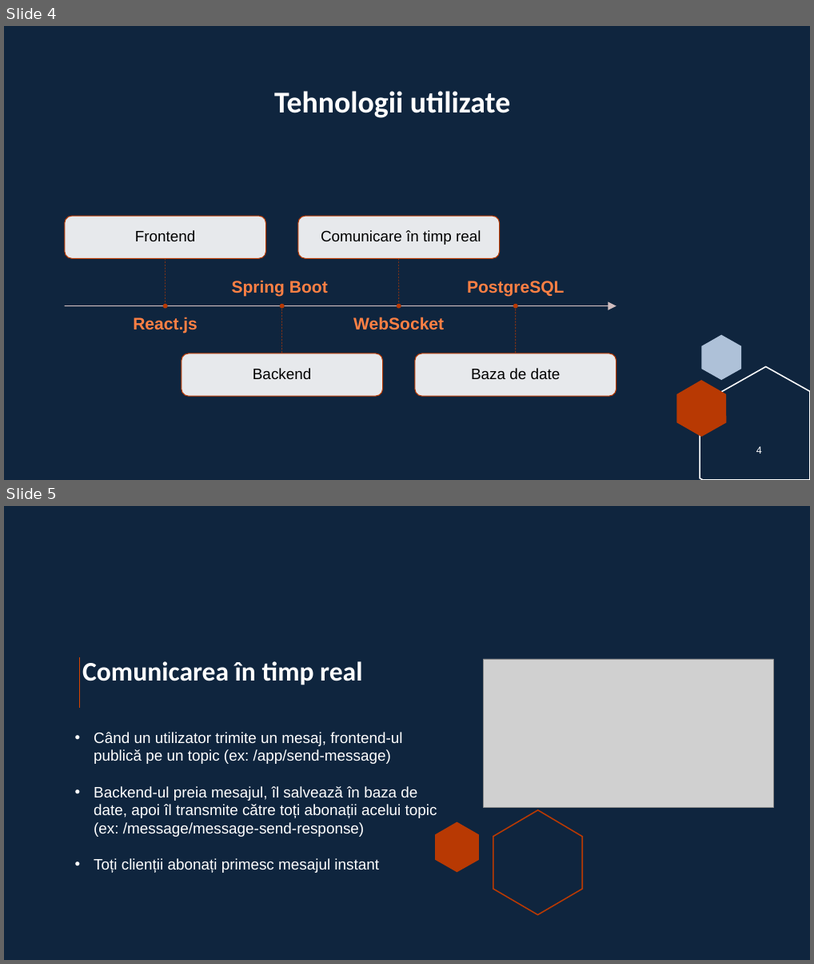
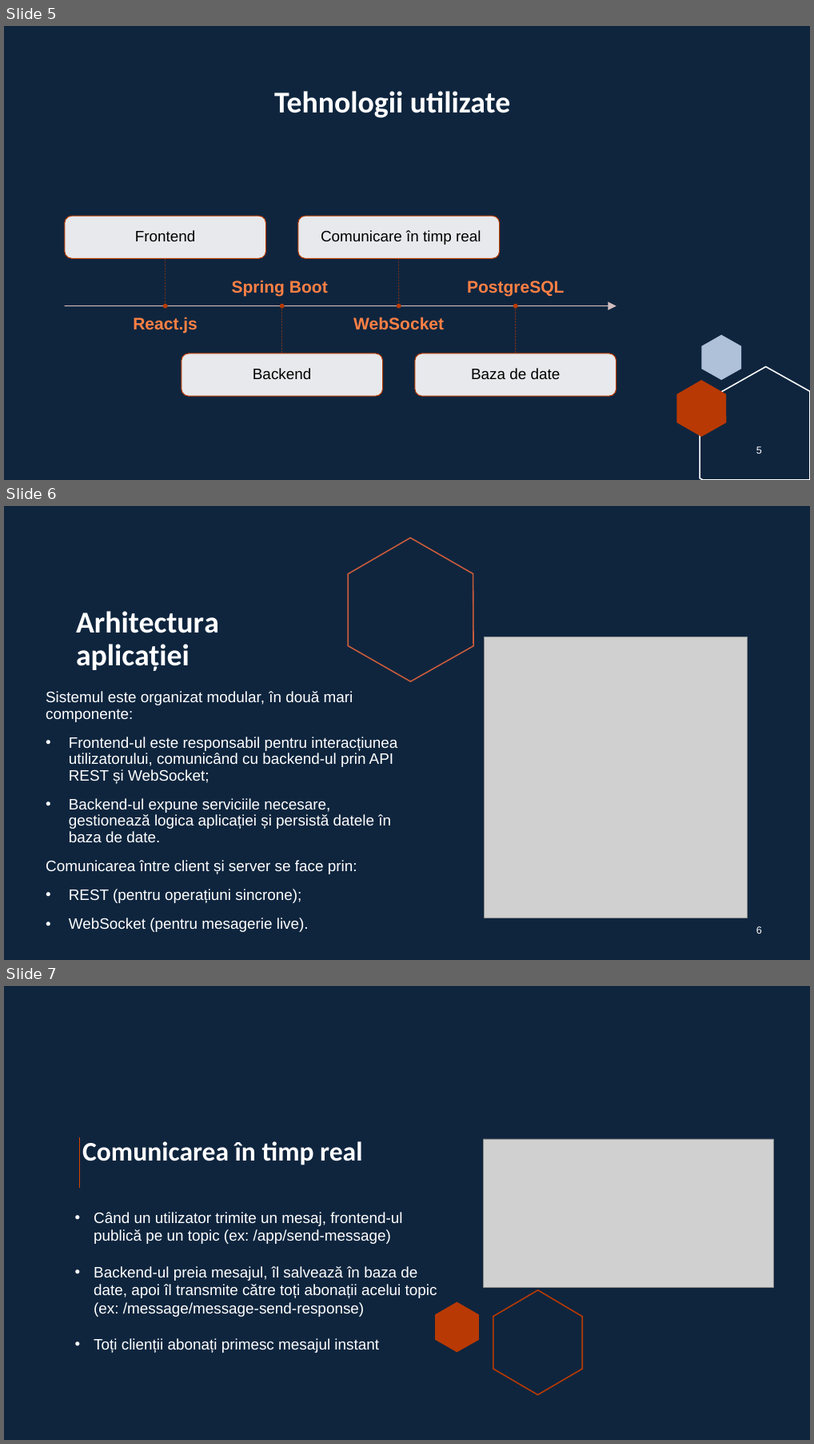
Before and after one commit to janina280/CampusConnect, a slide deck: Documentation/CampusConnect.pptx. Shown one above the other, each under a label of ours: slides 4 and 5 before the commit, slides 5, 6 and 7 after it. The pictures are 814x964 and 814x1444 pixels, drawn with LibreOffice and Linux fonts; fonts in the diff are those of the drawing; grey boxes stand for pictures; background and template pictures are left out. Boxes give left, top, right and bottom in pixels: in the first picture for what was removed or moved away, otherwise in the second. Text is boxed around its words. In the diff, an @@ line names an element or a change of style, - is before the commit and + after.

```diff
--- a/Documentation/CampusConnect.pptx
+++ b/Documentation/CampusConnect.pptx
@@ slide 6 added at [4,506,810,960], background #0F253E @@
@@ freeform shape added at [348,538,474,681], outline #C95B3A 1.5 pt @@
@@ title added at [76,611,219,671], 36 pt, text #FFFFFF, bold @@
+Arhitectura aplicației
@@ picture added at [484,636,748,917] @@
@@ text added at [46,691,398,932], 18 pt, text #FFFFFF @@
+Sistemul este organizat modular, în două mari componente:
+• Frontend-ul este responsabil pentru interacțiunea utilizatorului, comunicând cu backend-ul prin API REST și WebSocket;
+• Backend-ul expune serviciile necesare, gestionează logica aplicației și persistă datele în baza de date.
+Comunicarea între client și server se face prin:
+• REST (pentru operațiuni sincrone);
+• WebSocket (pentru mesagerie live).
@@ page number added at [757,926,762,933], 12 pt, text #FFFFFF @@
+6
@@ what was slide 4 is now slide 5 @@
@@ page number at [757,446,762,453]: text changed @@
-4
+5
@@ what was slide 5 is now slide 7 @@
```
Also in this commit, not shown: 2 slides changed, 3 other slides added, 2 slides removed.
